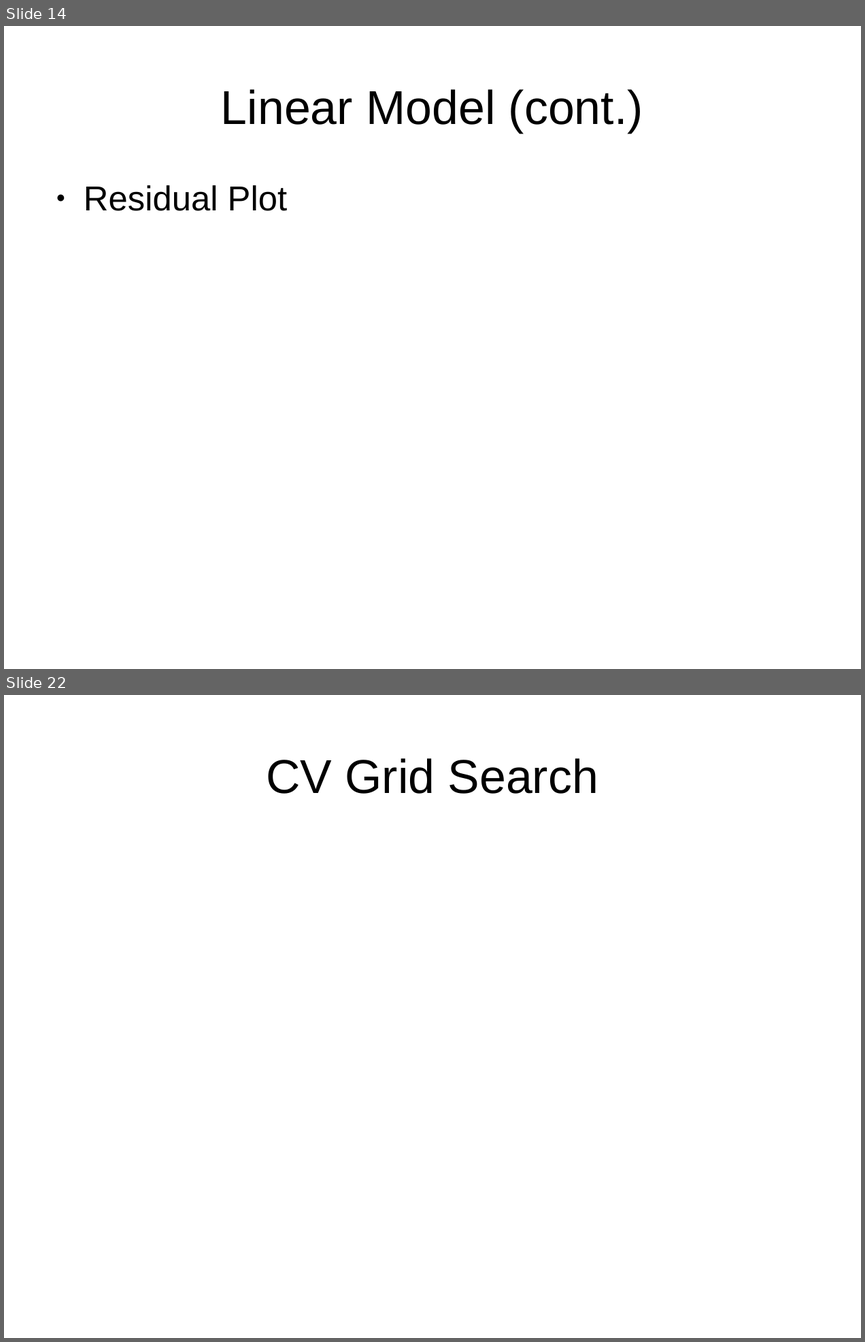
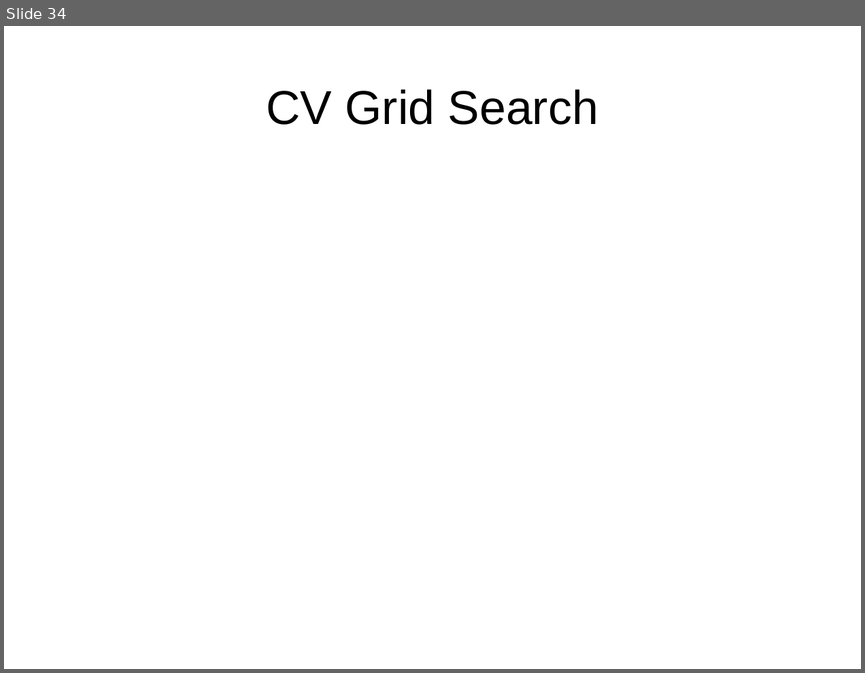
Before and after one commit to chun9men9/WIC_MLProject, a slide deck: Least Squares Presentation.pptx. Shown one above the other, each under a label of ours: slides 14 and 22 before the commit, slide 34 after it; the slides between them are not shown. The pictures are 865x1342 and 865x673 pixels, drawn with LibreOffice and Linux fonts; fonts in the diff are those of the drawing. Boxes give left, top, right and bottom in pixels: in the first picture for what was removed or moved away, otherwise in the second. Text is boxed around its words. In the diff, an @@ line names an element or a change of style, - is before the commit and + after.

```diff
--- a/Least Squares Presentation.pptx
+++ b/Least Squares Presentation.pptx
@@ slide 14 removed at (4,26,861,669), background #FFFFFF @@
@@ text removed at (221,89,643,133) @@
-Linear Model (cont.)
@@ text removed at (84,185,287,211) @@
-● Residual Plot
@@ what was slide 22 is now slide 34 @@
```
Also in this commit, not shown: 11 slides changed, 15 slides added, 2 other slides removed.
